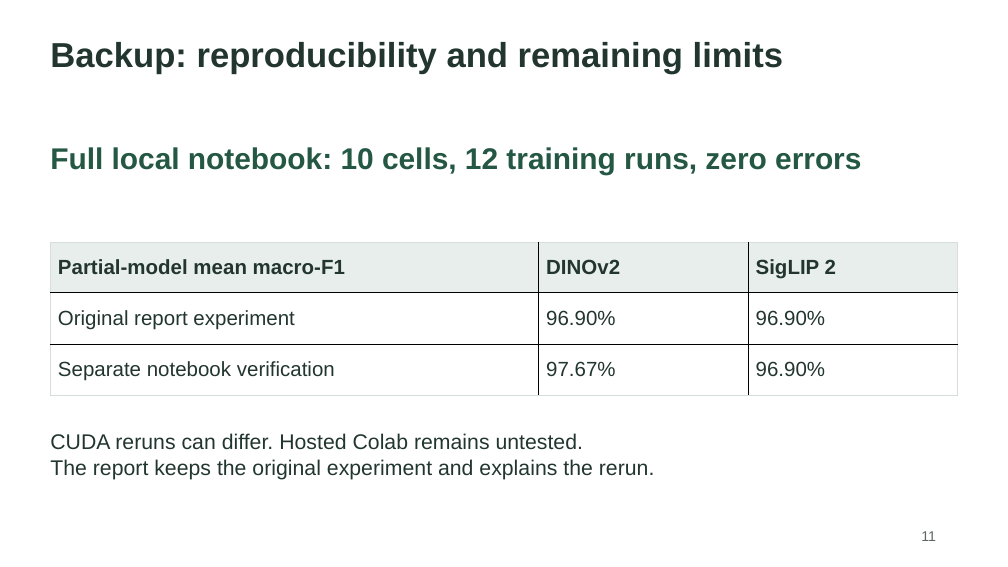
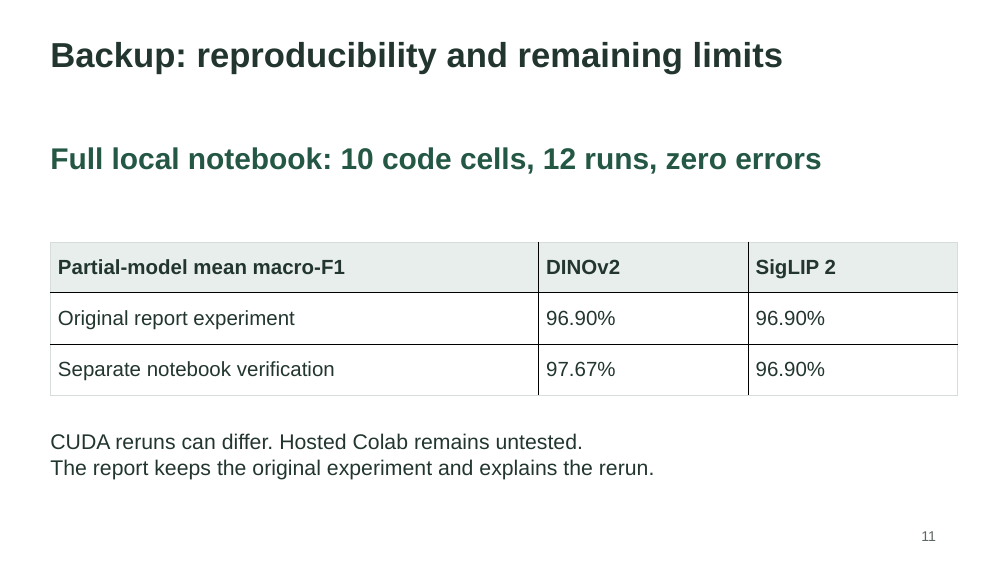
Before and after one commit to A1Prep/beans-vit-study-2026, a slide deck: slide 11 of report/presentation/bean_leaf_presentation.pptx. Drawn at 1008x567 pixels with LibreOffice and Linux fonts; fonts in the diff are those of the drawing. Boxes give left, top, right and bottom in pixels: in the first picture for what was removed or moved away, otherwise in the second. Text is boxed around its words. In the diff, an @@ line names an element or a change of style, - is before the commit and + after.

```diff
--- a/report/presentation/bean_leaf_presentation.pptx
+++ b/report/presentation/bean_leaf_presentation.pptx
@@ text at bbox=[50, 147, 821, 174]: text changed @@
-Full local notebook: 10 cells, 12 training runs, zero errors
+Full local notebook: 10 code cells, 12 runs, zero errors
```
Also in this commit, not shown: 10 other slides changed, 12 other files.
